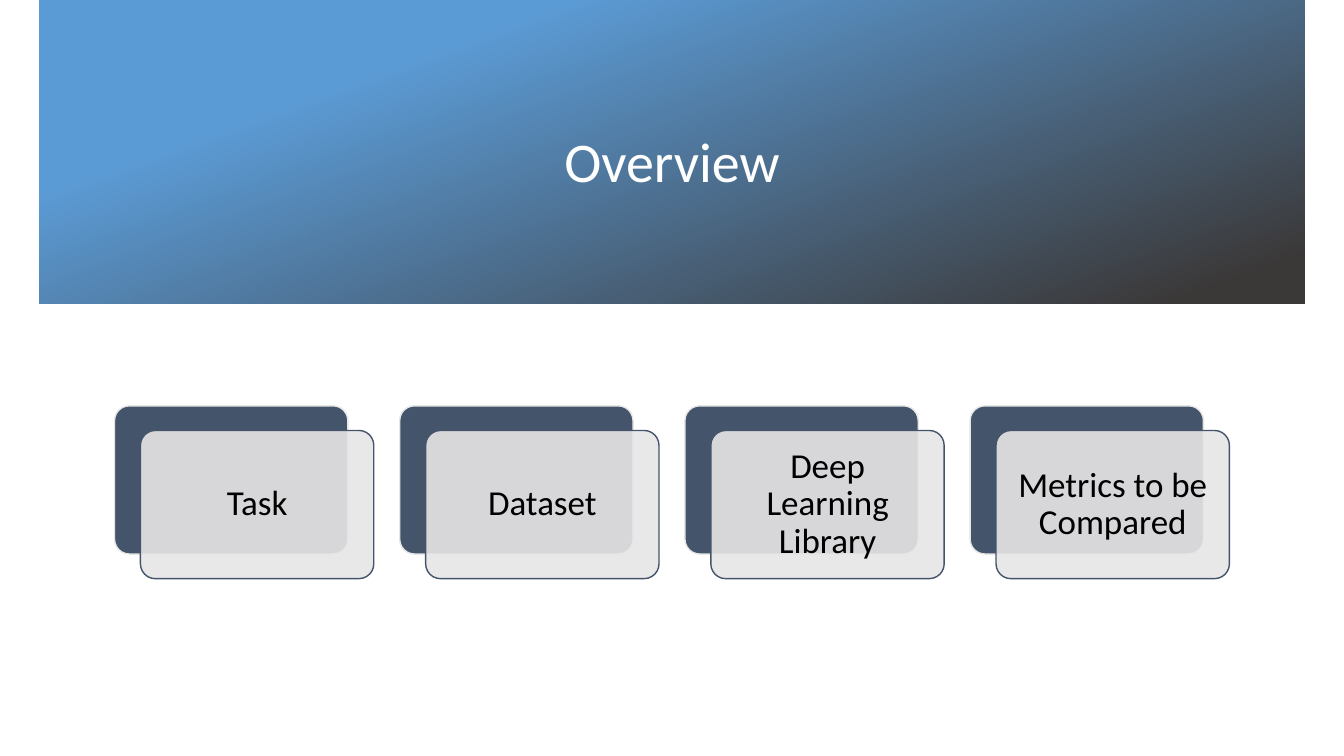
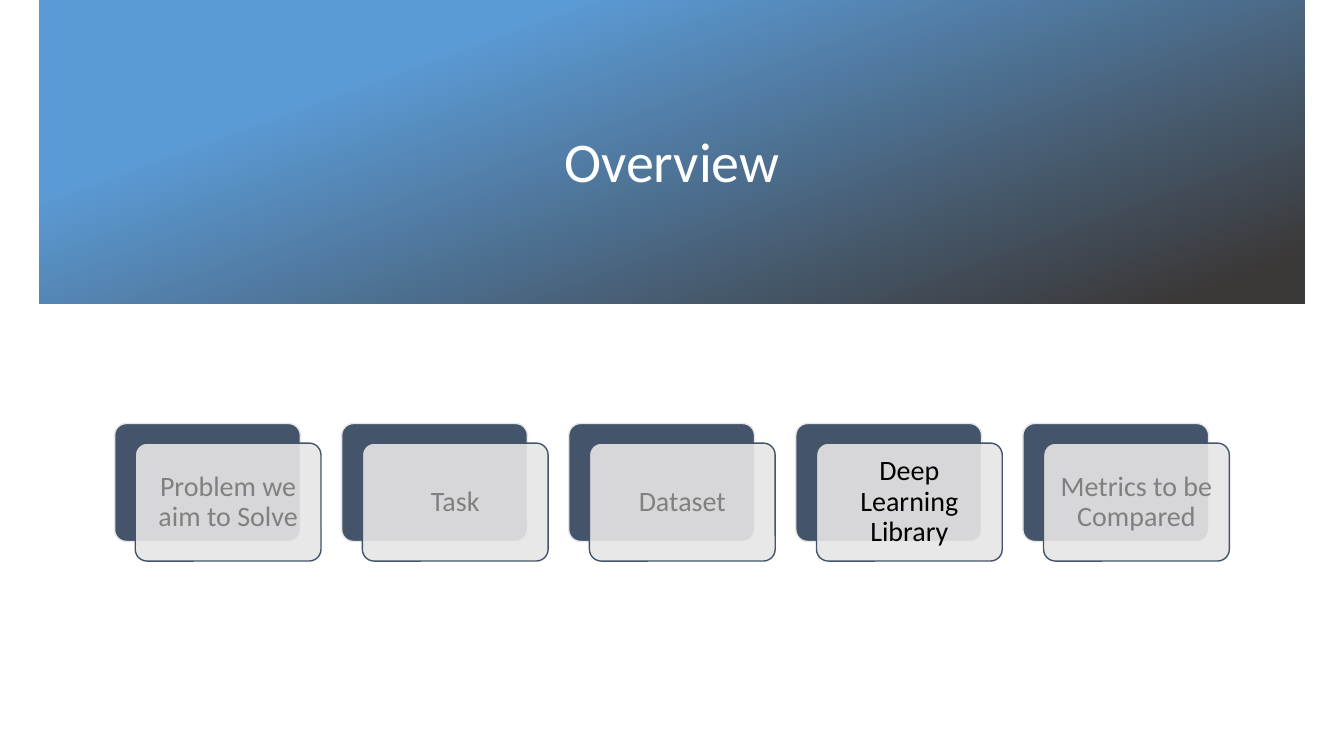
Before and after one commit to codingWithAndy/CSCM38-Adv_Topics-Cyber_Security_and_Ai, a slide deck: slide 8 of Coursework 1/CSCM38- Adv Topics – Cyber Security and Ai Project Proposal.pptx. Drawn at 1344x756 pixels with LibreOffice and Linux fonts; fonts in the diff are those of the drawing; background and template pictures are left out. Boxes give left, top, right and bottom in pixels: in the first picture for what was removed or moved away, otherwise in the second. Text is boxed around its words. In the diff, an @@ line names an element or a change of style, - is before the commit and + after.

```diff
--- a/Coursework 1/CSCM38- Adv Topics – Cyber Security and Ai Project Proposal.pptx
+++ b/Coursework 1/CSCM38- Adv Topics – Cyber Security and Ai Project Proposal.pptx
@@ rounded rectangle: place and size @@
-rounded rectangle at [115,406,348,555]
+rounded rectangle at [115,423,300,541]
@@ rounded rectangle: place and size @@
-rounded rectangle at [140,431,373,579]
+rounded rectangle at [135,444,321,562]
@@ rounded rectangle: place and size @@
-rounded rectangle at [400,406,633,555]
+rounded rectangle at [342,423,527,541]
@@ rounded rectangle: place and size @@
-rounded rectangle at [425,431,658,579]
+rounded rectangle at [362,444,547,562]
@@ size 25 to 20 pt, text colour #000000 to #808080; less space between paragraphs in 3 elements at [1061,476,1212,531], [639,493,726,511], [431,491,480,511] @@
@@ text "Task": place and size @@
-text "Task" at [227,490,288,516]
+text "Task" at [431,491,480,511]
@@ rounded rectangle added at [569,423,754,541], fill #44546A, outline #E7E6E6 1 pt @@
@@ rounded rectangle added at [590,444,775,562], fill #E7E6E6 at 90% opacity, outline #44546A 1 pt @@
@@ text "Dataset": place and size @@
-text "Dataset" at [488,492,596,516]
+text "Dataset" at [639,493,726,511]
@@ rounded rectangle: place and size @@
-rounded rectangle at [686,406,919,555]
+rounded rectangle at [797,423,982,541]
@@ rounded rectangle: place and size @@
-rounded rectangle at [711,431,944,579]
+rounded rectangle at [817,444,1002,562]
@@ text "Deep Learning Library": place and size @@
-text "Deep Learning Library" at [767,455,889,559]
+text "Deep Learning Library" at [860,462,958,546]
@@ text "Deep Learning Library" at [860,462,958,546]: size 25 to 20 pt; less space between paragraphs @@
@@ rounded rectangle: place and size @@
-rounded rectangle at [970,406,1203,555]
+rounded rectangle at [1023,423,1209,541]
@@ rounded rectangle: place and size @@
-rounded rectangle at [996,431,1229,579]
+rounded rectangle at [1044,444,1229,562]
@@ text "Metrics to be Compared": place and size @@
-text "Metrics to be Compared" at [1018,472,1207,540]
+text "Metrics to be Compared" at [1061,476,1212,531]
@@ text added at [158,476,297,526], 20 pt, text #808080 @@
+Problem we aim to Solve
```
Also in this commit, not shown: 5 other slides changed, 7 slides added, 3 slides removed, 13 other files.
